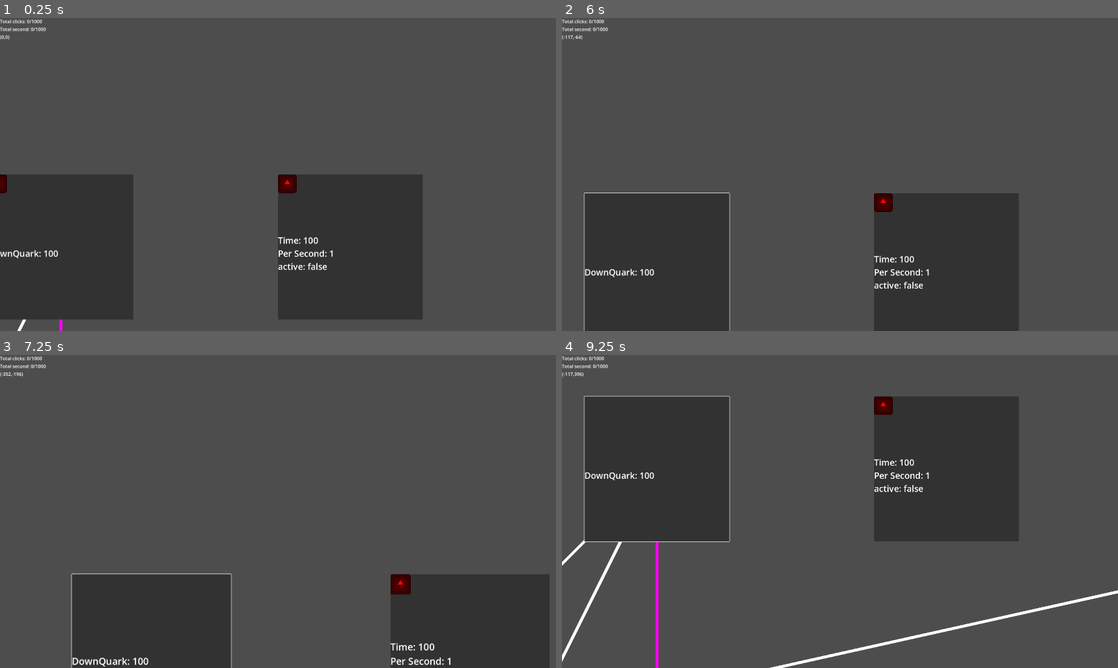
Above: before the commit, frames 1-4 (two rows, left to right).
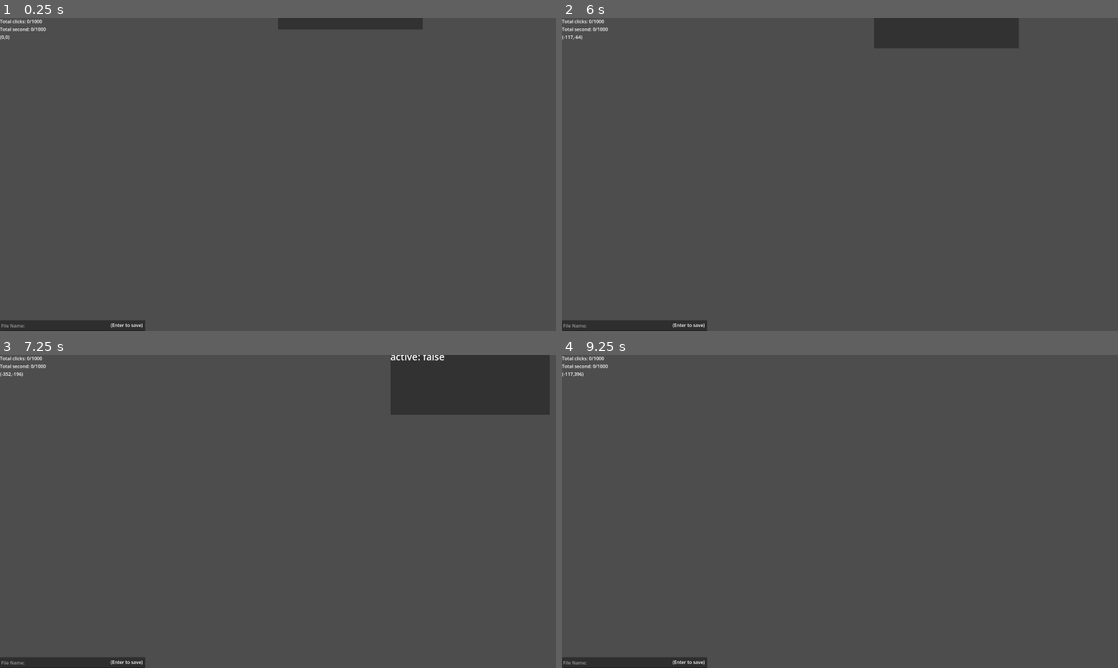
Above: after the commit, the same moments.

Repository: WilliamAHoffman/EmergentUniverse
Game: Godot game, scene res://scenes/root.tscn
Two runs of this game, one before a commit and one after it. Both use one fixed random seed, a clock stepped at 60 frames per second and the inputs below. The engine's default icon, where the game draws it, is replaced by a stand-in: a white triangle on a blue panel in a dark square.
Inputs (mouse positions are in pixels of both pictures, inside the frame that each line leads up to):
- Up to frame 1 (0.25 s): no input
- Up to frame 2 (6 s): click (912, 246) at 0.52 s; click (623, 246) at 1.27 s; click (912, 246) at 2.02 s; click (623, 246) at 2.77 s; click (912, 246) at 3.52 s; click (623, 246) at 4.27 s; tap Enter at 5 s; move the mouse to (962, 158) at 5.02 s; click (962, 158) at 5.1 s; tap Space at 5.75 s; drag from (728, 190) to (812, 237) at 5.77 s
- Up to frame 3 (7.25 s): tap Enter at 6.5 s; move the mouse to (333, 442) at 6.52 s; tap Mouse wheel up (wheel_up) at 6.6 s; click (333, 442) at 6.67 s
- Up to frame 4 (9.25 s): tap Space at 7.25, 8.75 s; drag from (812, 574) to (673, 464) at 7.27 s; tap Enter at 8 s; move the mouse to (1006, 558) at 8.02 s; tap Mouse wheel down (wheel_down) at 8.1 s; click (1006, 558) at 8.17 s; drag from (673, 464) to (756, 433) at 8.77 s

The runs differ from the first frame. In frame 1, 25% of the frame differs, in the area x 0-76%, y 0-100%; in frame 2, 25%; in frame 3, 23%; in frame 4, 26%, in the area x 0-100%, y 13-100%.

Commit message:
added a way to save

Diff:
--- a/project.godot
+++ b/project.godot
@@ -19,6 +19,7 @@
 
 Player="*res://scripts/global_loaded/player scripts/player.gd"
 EventBus="*res://scripts/global_loaded/event_bus.gd"
+SaveScript="*res://scripts/global_loaded/save_script.gd"
 
 [display]
 
--- a/scenes/buttontemplate.tscn
+++ b/scenes/buttontemplate.tscn
@@ -1,6 +1,6 @@
 [gd_scene format=3 uid="uid://cl6d75n82h72j"]
 
-[node name="Button" type="Control"]
+[node name="ButtonControl" type="Control"]
 custom_minimum_size = Vector2(500, 500)
 layout_mode = 3
 anchor_right = 0.26
--- a/scenes/root.tscn
+++ b/scenes/root.tscn
@@ -1,7 +1,8 @@
-[gd_scene load_steps=8 format=3 uid="uid://cyj1qkdkxyycc"]
+[gd_scene load_steps=9 format=3 uid="uid://cyj1qkdkxyycc"]
 
 [ext_resource type="Script" path="res://scripts/button scripts/button_manager.gd" id="1_u0srf"]
 [ext_resource type="Script" path="res://scripts/resource scripts/resource_manager.gd" id="2_os0tv"]
+[ext_resource type="Script" path="res://scripts/display scripts/save_manager.gd" id="3_cfuqo"]
 [ext_resource type="PackedScene" uid="uid://nyluktd1xlwm" path="res://scenes/notification.tscn" id="4_7ft6n"]
 [ext_resource type="Script" path="res://scripts/camera scripts/camera_script.gd" id="4_t6vcs"]
 [ext_resource type="Script" path="res://scripts/button scripts/line_manager.gd" id="5_mawb6"]
@@ -13,9 +14,9 @@
 [node name="PlayerCamera" type="Camera2D" parent="."]
 script = ExtResource("4_t6vcs")
 
-[node name="CanvasLayer" type="CanvasLayer" parent="PlayerCamera"]
+[node name="PlayerUI" type="CanvasLayer" parent="PlayerCamera"]
 
-[node name="DisplayManager" type="Control" parent="PlayerCamera/CanvasLayer" node_paths=PackedStringArray("click_counter", "second_counter", "coordinates", "camera")]
+[node name="DisplayManager" type="Control" parent="PlayerCamera/PlayerUI" node_paths=PackedStringArray("click_counter", "second_counter", "coordinates", "camera")]
 layout_mode = 3
 anchors_preset = 0
 offset_right = 312.0
@@ -27,7 +28,7 @@
 camera = NodePath("../..")
 metadata/_edit_use_anchors_ = true
 
-[node name="VBoxContainer" type="VBoxContainer" parent="PlayerCamera/CanvasLayer/DisplayManager"]
+[node name="VBoxContainer" type="VBoxContainer" parent="PlayerCamera/PlayerUI/DisplayManager"]
 layout_mode = 1
 anchors_preset = 15
 anchor_right = 1.0
@@ -35,16 +36,51 @@
 grow_horizontal = 2
 grow_vertical = 2
 
-[node name="ClickCounter" type="Label" parent="PlayerCamera/CanvasLayer/DisplayManager/VBoxContainer"]
+[node name="ClickCounter" type="Label" parent="PlayerCamera/PlayerUI/DisplayManager/VBoxContainer"]
 layout_mode = 2
 metadata/_edit_use_anchors_ = true
 
-[node name="SecondCounter" type="Label" parent="PlayerCamera/CanvasLayer/DisplayManager/VBoxContainer"]
+[node name="SecondCounter" type="Label" parent="PlayerCamera/PlayerUI/DisplayManager/VBoxContainer"]
 layout_mode = 2
 metadata/_edit_use_anchors_ = true
 
-[node name="Coordinates" type="Label" parent="PlayerCamera/CanvasLayer/DisplayManager/VBoxContainer"]
+[node name="Coordinates" type="Label" parent="PlayerCamera/PlayerUI/DisplayManager/VBoxContainer"]
 layout_mode = 2
+
+[node name="SaveManager" type="Control" parent="PlayerCamera/PlayerUI" node_paths=PackedStringArray("lastsaved", "savelabel")]
+layout_mode = 3
+anchors_preset = 0
+offset_right = 40.0
+offset_bottom = 40.0
+script = ExtResource("3_cfuqo")
+lastsaved = NodePath("LastSaved")
+savelabel = NodePath("SaveAccept")
+
+[node name="Input" type="LineEdit" parent="PlayerCamera/PlayerUI/SaveManager"]
+layout_mode = 0
+offset_top = 1043.0
+offset_right = 502.0
+offset_bottom = 1080.0
+theme_override_constants/outline_size = 0
+placeholder_text = "File Name:"
+max_length = 20
+
+[node name="SaveAccept" type="Label" parent="PlayerCamera/PlayerUI/SaveManager"]
+visible = false
+layout_mode = 0
+offset_top = 1020.0
+offset_right = 307.0
+offset_bottom = 1043.0
+
+[node name="LastSaved" type="Timer" parent="PlayerCamera/PlayerUI/SaveManager"]
+
+[node name="Label" type="Label" parent="PlayerCamera/PlayerUI/SaveManager"]
+layout_mode = 0
+offset_left = 382.0
+offset_top = 1048.0
+offset_right = 493.0
+offset_bottom = 1071.0
+text = "(Enter to save)"
 
 [node name="ButtonManagerControl" type="Control" parent="."]
 layout_mode = 3
@@ -74,4 +110,6 @@
 [node name="BonusManager" type="Node2D" parent="."]
 script = ExtResource("8_r0b50")
 
+[connection signal="text_submitted" from="PlayerCamera/PlayerUI/SaveManager/Input" to="PlayerCamera/PlayerUI/SaveManager" method="_on_input_text_submitted"]
+[connection signal="timeout" from="PlayerCamera/PlayerUI/SaveManager/LastSaved" to="PlayerCamera/PlayerUI/SaveManager" method="_on_last_saved_timeout"]
 [connection signal="timeout" from="ButtonManagerControl/ButtonManager/ButtonTimer" to="ButtonManagerControl/ButtonManager" method="_on_resource_timer_timeout"]
--- a/scripts/bonus scripts/bonus_manager.gd
+++ b/scripts/bonus scripts/bonus_manager.gd
@@ -1,12 +1,13 @@
-extends Node2D
+class_name BonusManager
+extends Node
 
 var bonuses : Dictionary
 
 func _ready():
-	_import_bonus_data("res://data/bonus_data.txt")
+	_import_bonus_data("res://data/base/bonus_data.txt")
 
 
-func _import_bonus_data(file_name):
+func _import_bonus_data(file_name) -> void:
 	var file = FileAccess.open(file_name, FileAccess.READ)
 	var dict_name = ""
 	while !file.eof_reached():
--- a/scripts/button scripts/button_data.gd
+++ b/scripts/button scripts/button_data.gd
@@ -29,7 +29,7 @@
 
 
 #Necessary Functions
-func _on_activate(mode):
+func _on_activate(mode) -> void:
 	var quantity = 0
 	if mode == "click":
 		quantity = per_click
@@ -52,7 +52,7 @@
 	EventBus.emit_signal("activate_button", button)
 
 
-func update_text():
+func update_text() -> void:
 	label.text = main_text
 
 	if add_resource != null:
@@ -73,7 +73,7 @@
 
 
 #Optional Functions
-func _check_cost(times):
+func _check_cost(times) -> bool:
 	var cost_complete = true
 	for resource in cost:
 		if resource.quantity < cost[resource] * times:
@@ -83,7 +83,7 @@
 	return false
 
 
-func _subtract_cost(times):
+func _subtract_cost(times) -> void:
 	for resource in cost:
 		resource.quantity -= cost[resource] * times
 
@@ -92,14 +92,14 @@
 		cost[resource] = scale
 
 
-func _add_resources(quantity, resource):
+func _add_resources(quantity, resource) -> void:
 	if resource.perma_unlocked:
 		resource.quantity += quantity
 		resource.total_quantity += quantity
 		EventBus.emit_signal("gain_resource", resource)
 
 
-func _add_random_resources(quantity_generated_from):
+func _add_random_resources(quantity_generated_from) -> void:
 	var quantity_multi = (quantity_generated_from * (random_resource_efficiency/100)) + 1
 	var rand_int = randi_range(0, 100)
 	for resource in add_random_resources:
--- a/scripts/button scripts/button_manager.gd
+++ b/scripts/button scripts/button_manager.gd
@@ -12,37 +12,34 @@
 var bonuses : Dictionary
 var button_children : Array
 
-func _ready():
+func _ready() -> void:
 	await owner.ready
 	EventBus.connect("activate_button", _send_bonuses)
 	EventBus.connect("gain_resource", _is_affordable)
 	resources = resource_manager.resources
 	bonuses = bonus_manager.bonuses
-	_import_button_data("res://data/button_data.txt")
+	_import_button_data("res://data/base/button_data.txt")
 	_create_buttons()
 	_get_child_buttons()
 	_add_button_data()
 	for button in button_children:
 		_update_bonuses(button)
-		print(button)
-	for button in buttons:
-		print(button)
-
-
-func _physics_process(delta):
+
+
+func _physics_process(delta) -> void:
 	for button in button_children:
 		_unlock_buttons(button)
 		buttons[button.name].update_text()
 		_update_button_active(button)
 
 
-func _on_button_hovered(button):
+func _on_button_hovered(button) -> void:
 	for node in button.get_children():
 		if node.name == "Notification":
 			node.queue_free()
 
 
-func _on_button_pressed(event, button):
+func _on_button_pressed(event, button) -> void:
 	if event is InputEventMouseButton and event.pressed:
 		match event.button_index:
 			MOUSE_BUTTON_LEFT:
@@ -51,14 +48,14 @@
 				_right_click(button)
 
 
-func _left_click(button):
+func _left_click(button) -> void:
 	if buttons[button.name].add_resource != null:
 		buttons[button.name]._on_activate("click")
 	else:
 		buttons[button.name]._on_activate("click")
 
 
-func _toggle_all():
+func _toggle_all() -> void:
 	if buttons["ResourceTime"].unpause_timer:
 		button_timer.start()
 	if !buttons["ResourceTime"].unpause_timer:
@@ -67,7 +64,7 @@
 		buttons[button.name].unpause_timer = buttons["ResourceTime"].unpause_timer
 
 
-func _right_click(button):
+func _right_click(button) -> void:
 	if buttons[button.name].on_timer_active:
 		if buttons[button.name].unpause_timer:
 			buttons[button.name].unpause_timer = false
@@ -80,7 +77,7 @@
 			_toggle_all()
 
 
-func _import_button_data(file_name):
+func _import_button_data(file_name) -> void:
 	var file = FileAccess.open(file_name, FileAccess.READ)
 	var dict_name = ""
 	while !file.eof_reached():
@@ -140,19 +137,19 @@
 	file.close()
 
 
-func _send_bonuses(button):
+func _send_bonuses(button) -> void:
 	for reciever in buttons[button.name].out_bonus:
 		_update_bonuses(reciever.button)
 
 
-func _apply_bonuses(sender : String, bonus : BonusData, reciever : ButtonData):
+func _apply_bonuses(sender : String, bonus : BonusData, reciever : ButtonData) -> void:
 	if !reciever.in_bonus.has(sender):
 		reciever.in_bonus[sender] = []
 	reciever.in_bonus[sender].append(bonus)
 	buttons[sender].out_bonus.append(reciever)
 
 
-func _update_bonuses(button : Button):
+func _update_bonuses(button : Button) -> void:
 	var quantity = 1
 	buttons[button.name].per_click = 0
 	buttons[button.name].per_second = 0
@@ -165,7 +162,7 @@
 			buttons[button.name].per_second += bonus.per_second * quantity
 
 
-func _add_button_data():
+func _add_button_data() -> void:
 	for button in button_children:
 		button.connect("gui_input",_on_button_pressed.bind(button))
 		button.connect("mouse_entered",_on_button_hovered.bind(button))
@@ -176,13 +173,13 @@
 		button.connect("visibility_changed",_on_visibility_changed.bind(buttons[button.name].location))
 
 
-func _add_notif(button : Button):
+func _add_notif(button : Button) -> void:
 	var notif_icon = notif.instantiate()
 	notif_icon.visible = true
 	button.add_child(notif_icon)
 
 
-func _unlock_buttons(button : Button):
+func _unlock_buttons(button : Button) -> void:
 	if buttons[button.name].is_unlocked:
 		return
 	if !buttons[button.name].perma_unlocked:
@@ -199,7 +196,7 @@
 		EventBus.emit_signal("unlock_button", button)
 
 
-func _on_resource_timer_timeout():
+func _on_resource_timer_timeout() -> void:
 	Player.total_seconds += 1
 	for button in button_children:
 		if buttons[button.name].add_resource != null:
@@ -209,13 +206,13 @@
 			buttons[button.name]._on_activate("second")
 
 
-func _update_button_active(button : Button):
+func _update_button_active(button : Button) -> void:
 	if buttons[button.name].add_resource != null:
 		if buttons[button.name].per_second > 0:
 			buttons[button.name].on_timer_active = true
 
 
-func _create_buttons():
+func _create_buttons() -> void:
 	for button in buttons:
 		var template = preload("res://scenes/buttontemplate.tscn").instantiate()
 		template.name = button
@@ -224,11 +221,11 @@
 		template.position = buttons[button].position
 
 
-func _on_visibility_changed(location):
+func _on_visibility_changed(location) -> void:
 	EventBus.emit_signal("vis_notif", location)
 
 
-func _is_affordable(resource):
+func _is_affordable(resource) -> void:
 	for in_button in button_children:
 		var button = buttons[in_button.name]
 		if button._check_cost(button.per_click):
@@ -237,7 +234,7 @@
 			button.label.set("theme_override_colors/font_color",Color(100,0,0))
 
 
-func _get_child_buttons():
+func _get_child_buttons() -> void:
 	button_children = []
 	for template in loaded_buttons.get_children():
 		button_children.append(template.get_child(0).get_child(2))
--- a/scripts/button scripts/line_manager.gd
+++ b/scripts/button scripts/line_manager.gd
@@ -4,27 +4,27 @@
 var buttons : Dictionary
 var lines : Array
 
-func _ready():
+func _ready() -> void:
 	buttons = button_manager.buttons
 	await owner.ready
 	EventBus.connect("unlock_button", _create_all_lines)
 
 
-func _check_all_lines():
+func _check_all_lines() -> void:
 	for line in lines:
 		if !line.line.visible:
 			if line.sender.is_unlocked and line.reciever.is_unlocked:
 				line.line.visible = true
 
 
-func _create_all_lines(in_button):
-	_create_lines(in_button, buttons[in_button.name].cost, "cost", Color(96,96,96))
-	_create_lines(in_button, buttons[in_button.name].add_random_resources, "random", Color(102,0,102))
+func _create_all_lines(in_button) -> void:
+	_create_lines(in_button, buttons[in_button.name].cost, "cost", Color(96,96,96,0.5))
+	_create_lines(in_button, buttons[in_button.name].add_random_resources, "random", Color(102,0,102,0.3))
 
 	_check_all_lines()
 
 
-func _create_lines(in_button : Button, recievers, type : String, color : Color):
+func _create_lines(in_button : Button, recievers, type : String, color : Color) -> void:
 	for item in recievers:
 		var newline = LineData.new()
 		newline.line = Line2D.new()
@@ -35,7 +35,7 @@
 		_draw_line(newline.sender.button, newline.reciever.button, newline.line)
 		lines.append(newline)
 
-func _draw_line(sender : Button, reciever : Button, line : Line2D):
+func _draw_line(sender : Button, reciever : Button, line : Line2D) -> void:
 	var sender_pos = buttons[sender.name].position
 	var reciever_pos = buttons[reciever.name].position
 	var start = Vector2(sender_pos.x + sender.get_parent().size.x/2, sender_pos.y + sender.get_parent().size.y/2)
--- a/scripts/camera scripts/camera_script.gd
+++ b/scripts/camera scripts/camera_script.gd
@@ -6,11 +6,11 @@
 var dragging = false
 
 
-func _physics_process(delta):
+func _physics_process(delta) -> void:
 	_zoom()
 
 
-func _zoom():
+func _zoom() -> void:
 	if Input.is_action_just_released('wheel_down'):
 		if get_zoom() - Vector2(0.1, 0.1) != Vector2(0,0):
 			set_zoom(get_zoom() - Vector2(0.1, 0.1))
@@ -19,7 +19,7 @@
 			set_zoom(get_zoom() + Vector2(0.1, 0.1))
 
 
-func _input(event):
+func _input(event) -> void:
 	if event.is_action("drag"):
 		if event.is_pressed():
 			mouse_start_pos = event.position
--- a/scripts/display scripts/display_manager.gd
+++ b/scripts/display scripts/display_manager.gd
@@ -5,7 +5,7 @@
 @export var coordinates : Label
 @export var camera : Camera2D
 
-func _physics_process(delta):
+func _physics_process(delta) -> void:
 	click_counter.text = "Total clicks: " + str(Player.total_clicks) + "/" + str(Player.max_clicks)
 	second_counter.text = "Total second: " + str(Player.total_seconds) + "/" + str(Player.max_seconds)
 	coordinates.text = "(" + str(int(camera.position.x)) + "," + str(int(camera.position.y)) + ")"
--- /dev/null
+++ b/scripts/display scripts/save_manager.gd
@@ -0,0 +1,30 @@
+extends Node
+
+@export var lastsaved : Timer
+@export var savelabel : Label
+var allowed_characters = ["a","b","c","d","e","f","g","h","i","j","k","l","m",
+"n","o","p","q","r","s","t","u","v","w","x","y","z","1","2","3","4","5","6","7","8","9","0"]
+var seconds = 0
+
+func _process(delta: float) -> void:
+	_saved_time()
+
+
+func _on_input_text_submitted(new_text: String) -> void:
+	for char in new_text:
+		if !allowed_characters.has(char):
+			new_text = new_text.replace(char, "*")
+	EventBus.emit_signal("save", new_text)
+	savelabel.visible = true
+	seconds = 0
+	lastsaved.start()
+
+func _saved_time() -> void:
+	savelabel.text = "Last saved: "
+	savelabel.text += str(int(seconds/60))
+	savelabel.text += " minutes ago"
+
+
+
+func _on_last_saved_timeout() -> void:
+	seconds += 1
--- a/scripts/global_loaded/event_bus.gd
+++ b/scripts/global_loaded/event_bus.gd
@@ -1,6 +1,7 @@
-extends Node2D
+extends Node
 
 signal vis_notif(location)
 signal gain_resource(resource)
 signal activate_button(button)
 signal unlock_button(button)
+signal save(filename)
--- a/scripts/global_loaded/save_script.gd
+++ b/scripts/global_loaded/save_script.gd
@@ -1 +1,22 @@
 extends Node
+
+@export var button_manager : ButtonManager
+@export var resource_manager : ResourceManager
+@export var bonus_manager : BonusManager
+var buttons : Dictionary
+var resources : Dictionary
+var bonuses : Dictionary
+
+func _ready() -> void:
+	EventBus.connect("save", _save)
+
+func _save(filename):
+	#resources = resource_manager.resources
+	#_save_resources(filename)
+	pass
+
+func _save_resources(filename : String) -> void:
+	var file = FileAccess.open("res://data/saves/" + filename + "_resource.txt",FileAccess.WRITE)
+	for resource in resources:
+		pass
+	file = null
--- a/scripts/resource scripts/resource_data.gd
+++ b/scripts/resource scripts/resource_data.gd
@@ -4,6 +4,6 @@
 
 var name : String
 var dict_name : String
-var quantity := 100
-var total_quantity := 100
+var quantity := 0
+var total_quantity := 0
 var perma_unlocked = true
--- a/scripts/resource scripts/resource_manager.gd
+++ b/scripts/resource scripts/resource_manager.gd
@@ -5,7 +5,7 @@
 
 
 func _ready():
-	_import_resources_data("res://data/resource_data.txt")
+	_import_resources_data("res://data/base/resource_data.txt")
 
 
 func _import_resources_data(file_name):
Renamed: data/bonus_data.txt -> data/base/bonus_data.txt
Not shown, changed: data/base/button_data.txt
Renamed: data/resource_data.txt -> data/base/resource_data.txt
